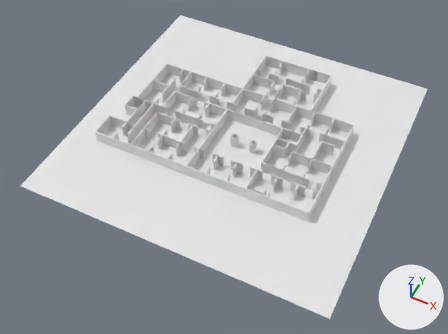
What one commit did to the Blender file Assets/Levels/level1.blend.
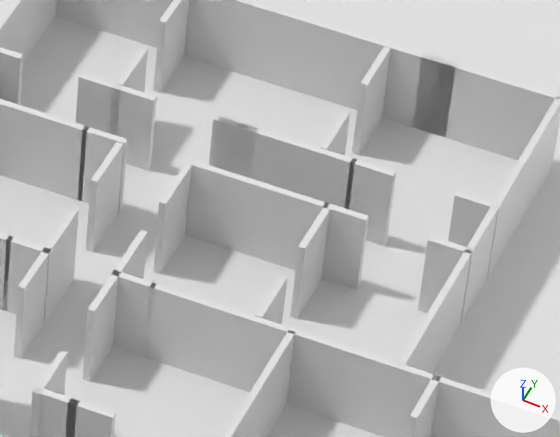
The first picture shows the older version from a 50 mm lens placed at (32.2, -79.0, 87.3), pointed at (-4.2, -6.2, -3.7). The close-ups show both versions on the part from 58% to 74% of the width and 19% to 36% of the height of that picture; other places that the commit changed are outside them. The lights are fixed; the arrows at lower right show +X, +Y and +Z.

The scene before the commit, as lines of its bpy script (objects in view):
```python
me_cube_002 = bpy.data.meshes.new('Cube.002')
me_cube_002.from_pydata(...)  # 364 vertices, 338 faces; spans x -11.1..1.4, y -1.7..19.0, z -4.5..1.3
me_cube_011 = bpy.data.meshes.new('Cube.011')
me_cube_011.from_pydata(...)  # a box spanning x -1.0..1.0, y -1.0..1.0, z -1.0..1.0; a box spanning x -1.0..1.0, y 22.0..24.0, z -1.0..1.0; a box spanning x 22.0..24.0, y -1.0..1.0, z -1.0..1.0; a box spanning x 22.0..24.0, y 22.0..24.0, z -1.0..1.0; a box spanning x -1.0..24.0, y -1.0..24.0, z 1.0..1.3
me_cube_077 = bpy.data.meshes.new('Cube.077')
me_cube_077.from_pydata(...)  # 1636 vertices, 1229 faces; spans x -28.1..16.1, y -14.1..22.1, z 0.0..2.5
ob_chair_001 = bpy.data.objects.new('Chair.001', me_cube_002)
ob_chair_001.location = (6.0, -13.5, 1.0)
ob_chair_001.scale = (0.05, 0.03, 0.225)
ob_table_001 = bpy.data.objects.new('Table.001', me_cube_011)
ob_table_001.location = (4.0, -3.0, 0.5)
ob_table_001.scale = (0.04, 0.04, 0.44)
ob_walls = bpy.data.objects.new('Walls', me_cube_077)
ob_walls.location = (0.0, 0.0, 0.0)
# also in view: 'Floor' at (-4.0, 0.0, 0.0)
```
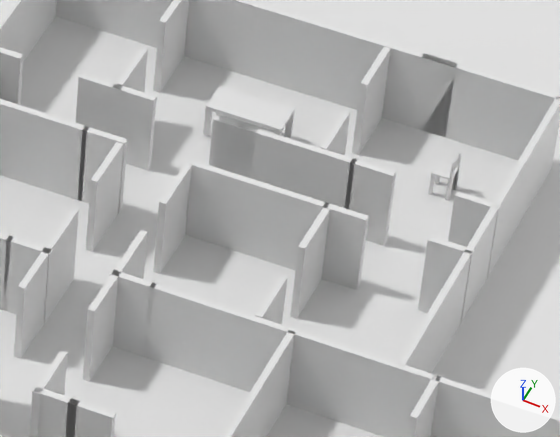
Changed parts and their boxes [x1, y1, x2, y2] in the close-ups (560 x 437 px):
'Table.003', added
    after: [203, 86, 295, 138]
'Chair.002', added
    after: [428, 152, 461, 201]

What the commit changed:
Object 'Table.003' (ob_table_003) is new; it shows a copy of the mesh of ob_table_001.
Its location is (-2.0, 19.0, 0.5).
Its scale is (0.09, 0.04, 0.44).
Object 'Chair.002' (ob_chair_002) is new; it shows a copy of the mesh of ob_chair_001.
Its location is (5.0, 20.0, 1.0).
Its rotation in degrees is (0, 0, 90).
Its scale is (0.05, 0.03, 0.225).
